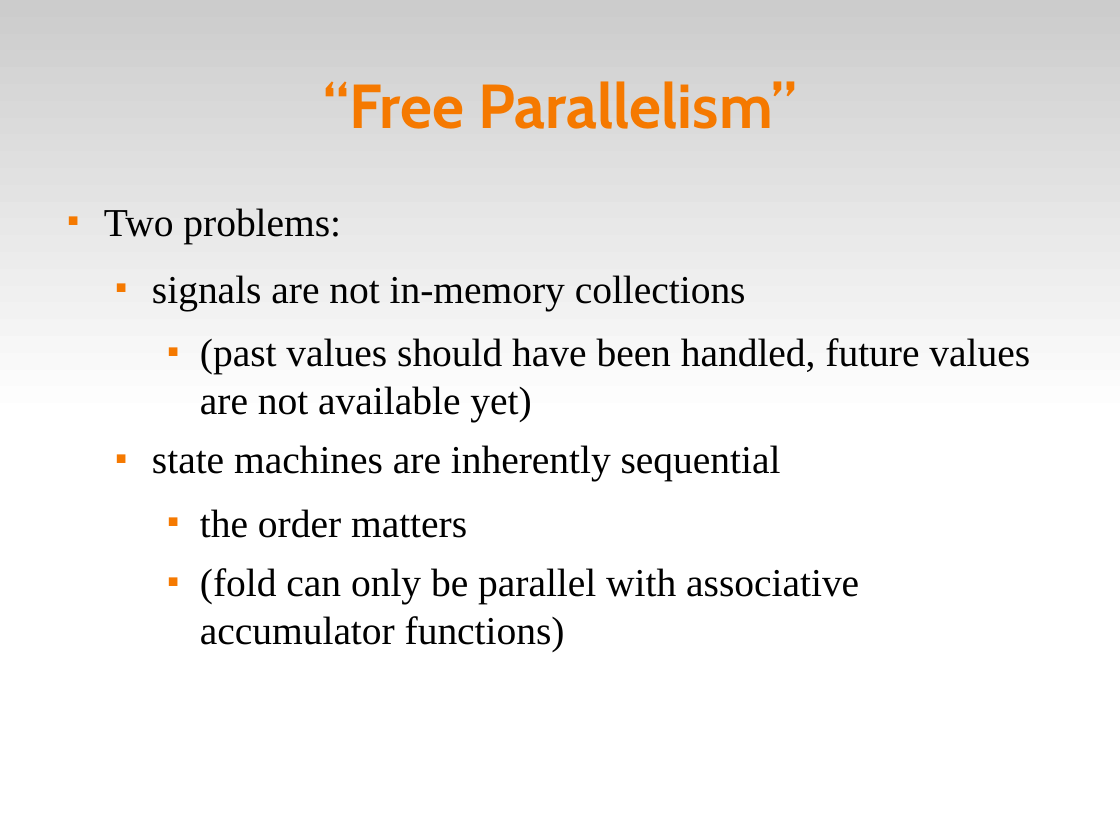
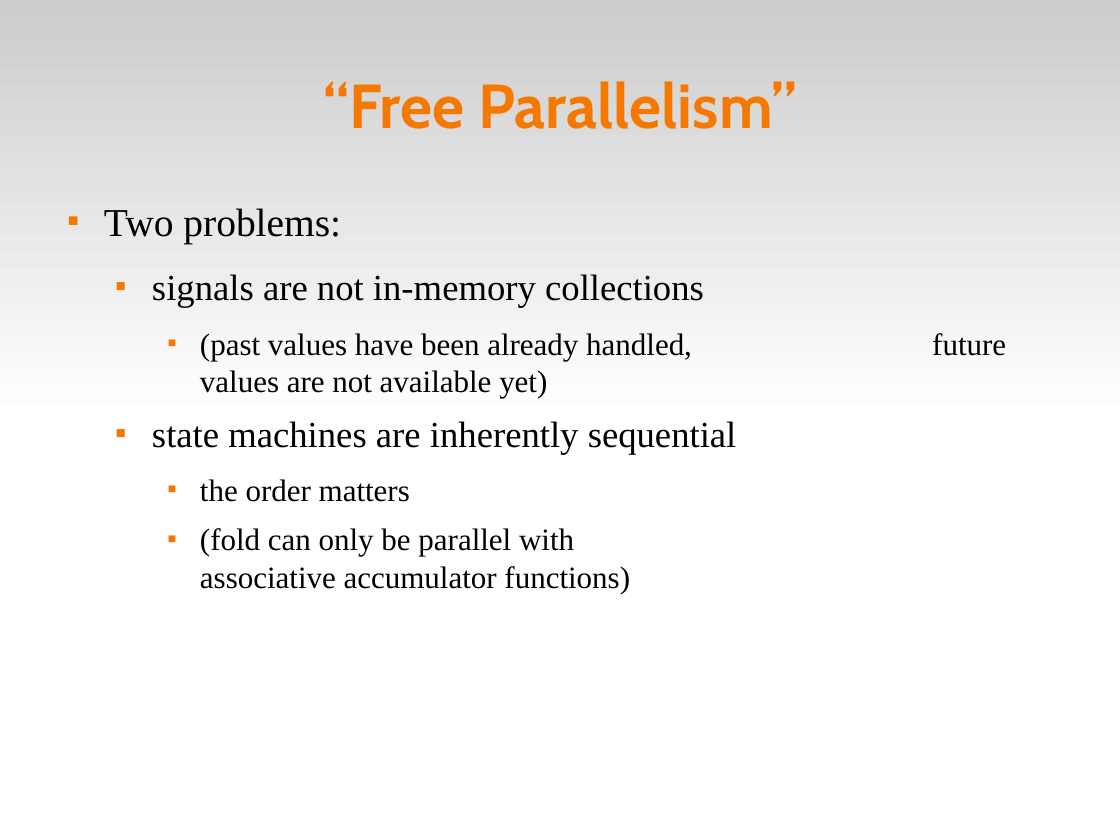
Before and after one commit to fsantanna-no/ceu-docs, a slide deck: slide 26 of ceu_curryon-extra.odp (slide 27 before the commit). Drawn at 1120x840 pixels with LibreOffice and Linux fonts; fonts in the diff are those of the drawing. Boxes give left, top, right and bottom in pixels: in the first picture for what was removed or moved away, otherwise in the second. Text is boxed around its words. In the diff, an @@ line names an element or a change of style, - is before the commit and + after.

```diff
--- a/ceu_curryon-extra.odp
+++ b/ceu_curryon-extra.odp
@@ text at bbox=[152, 274, 737, 593]: size 28 to 26 pt in "signals are not in-memory collections", "state machines are inherently sequential"; size 28 to 22 pt in "the order matters", "(fold can only be parallel with associative ..." @@
@@ text at bbox=[200, 333, 692, 398]: text changed; size 28 to 22 pt @@
-    ■ (past values should have been handled, future values are not available yet)
+    ■ (past values have been already handled, future values are not available yet)
```
Also in this commit, not shown: 1 slide removed, 1 other file.
